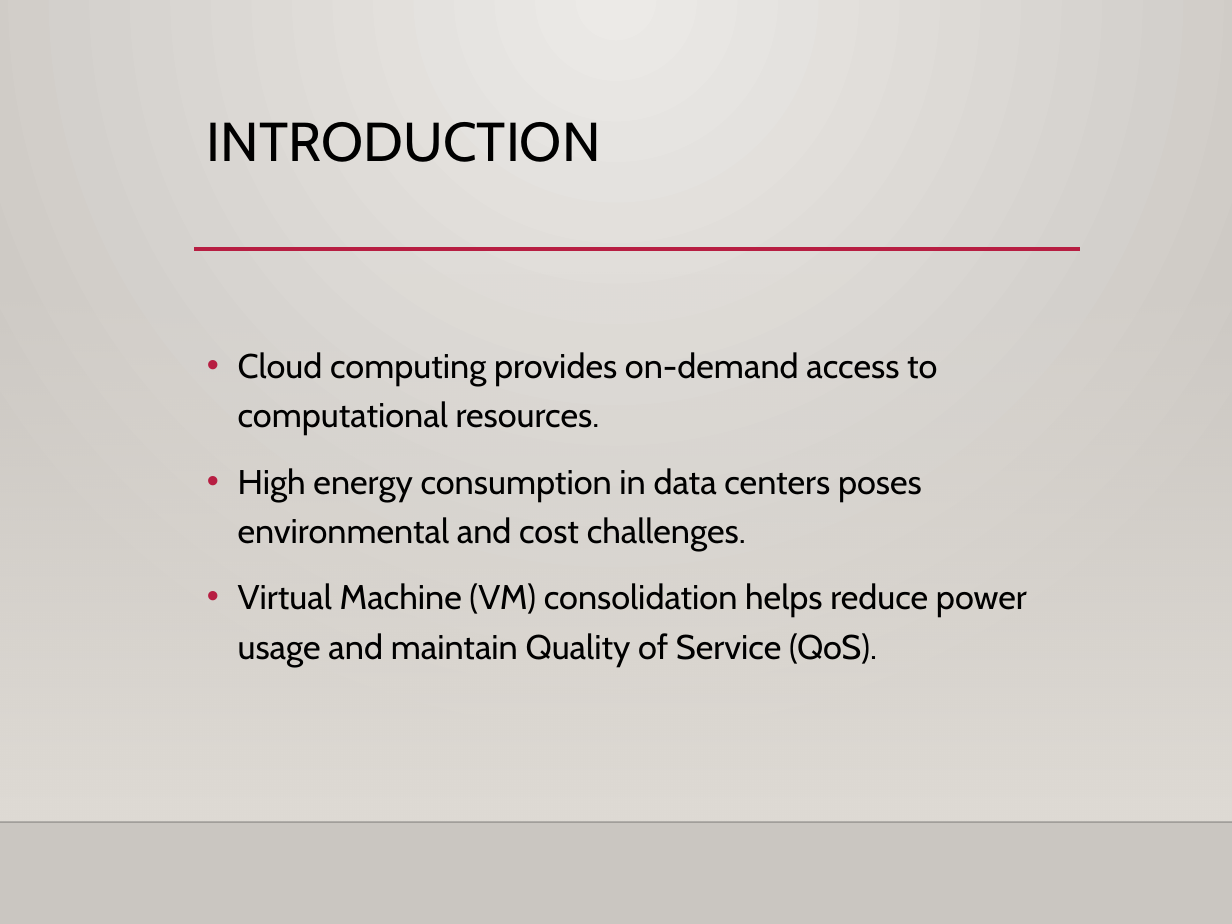
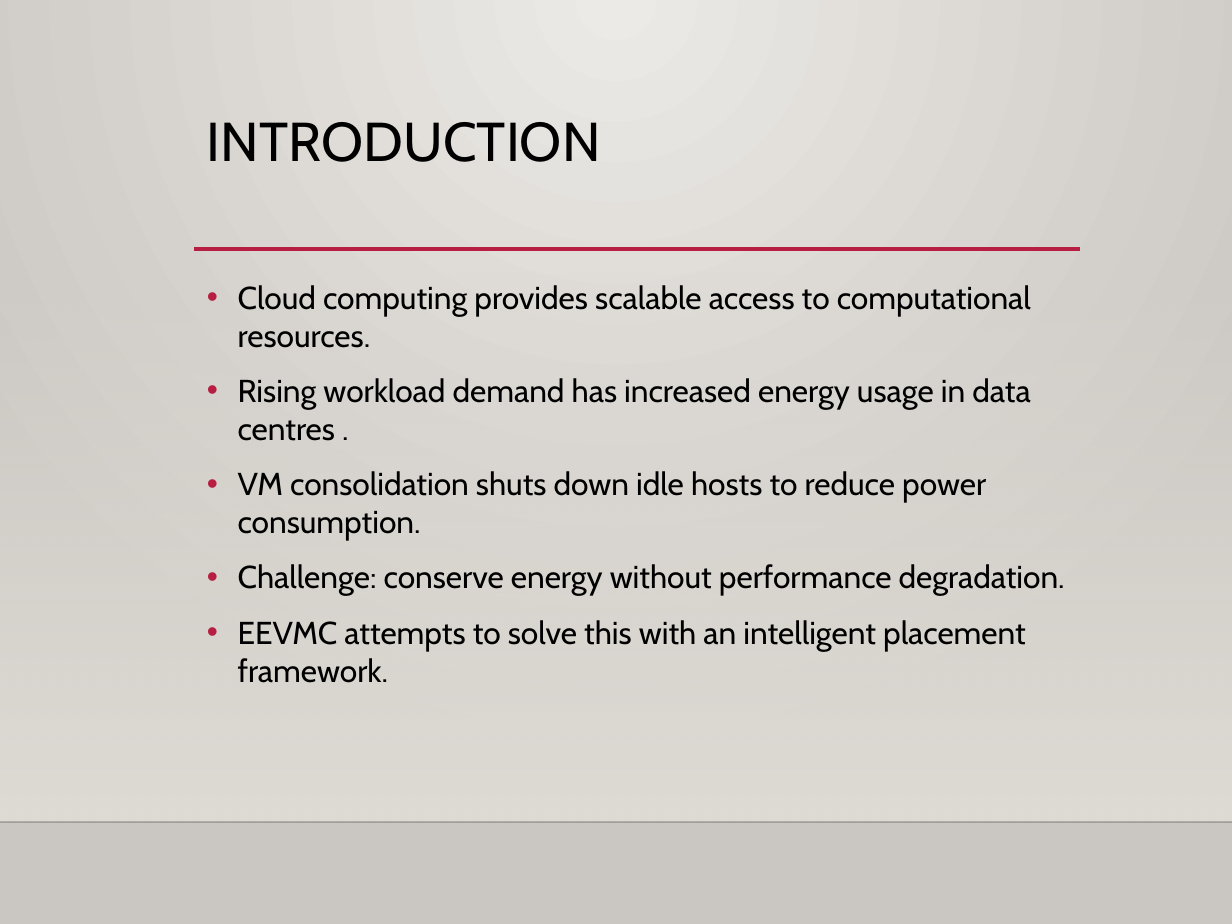
Before and after one commit to jaytomar19/Pbl_Jay-Pratap-Singh-Tomar, a slide deck: slide 3 of PBL PPT.pptx (slide 2 before the commit). Drawn at 1232x924 pixels with LibreOffice and Linux fonts; fonts in the diff are those of the drawing; background and template pictures are left out. Boxes give left, top, right and bottom in pixels: in the first picture for what was removed or moved away, otherwise in the second. Text is boxed around its words. In the diff, an @@ line names an element or a change of style, - is before the commit and + after.

```diff
--- a/PBL PPT.pptx
+++ b/PBL PPT.pptx
@@ text at [238,285,1065,683]: text changed; size 20 to 18.5 pt @@
-• Cloud computing provides on-demand access to computational resources.
-• High energy consumption in data centers poses environmental and cost challenges.
-• Virtual Machine (VM) consolidation helps reduce power usage and maintain Quality of Service (QoS).
+• Cloud computing provides scalable access to computational resources.
+• Rising workload demand has increased energy usage in data centres .
+• VM consolidation shuts down idle hosts to reduce power consumption.
+• Challenge: conserve energy without performance degradation.
+• EEVMC attempts to solve this with an intelligent placement framework.
```
Also in this commit, not shown: 7 other slides changed, 7 slides added, 2 slides removed.
